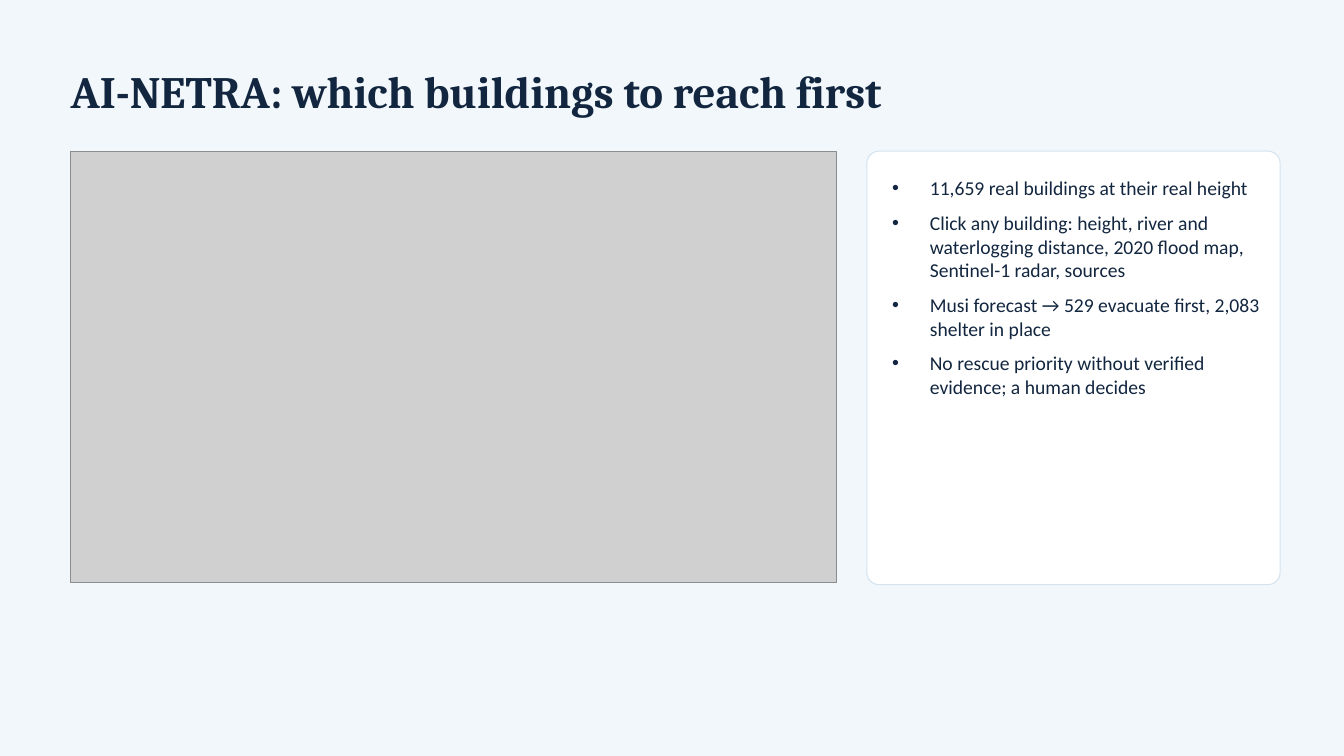
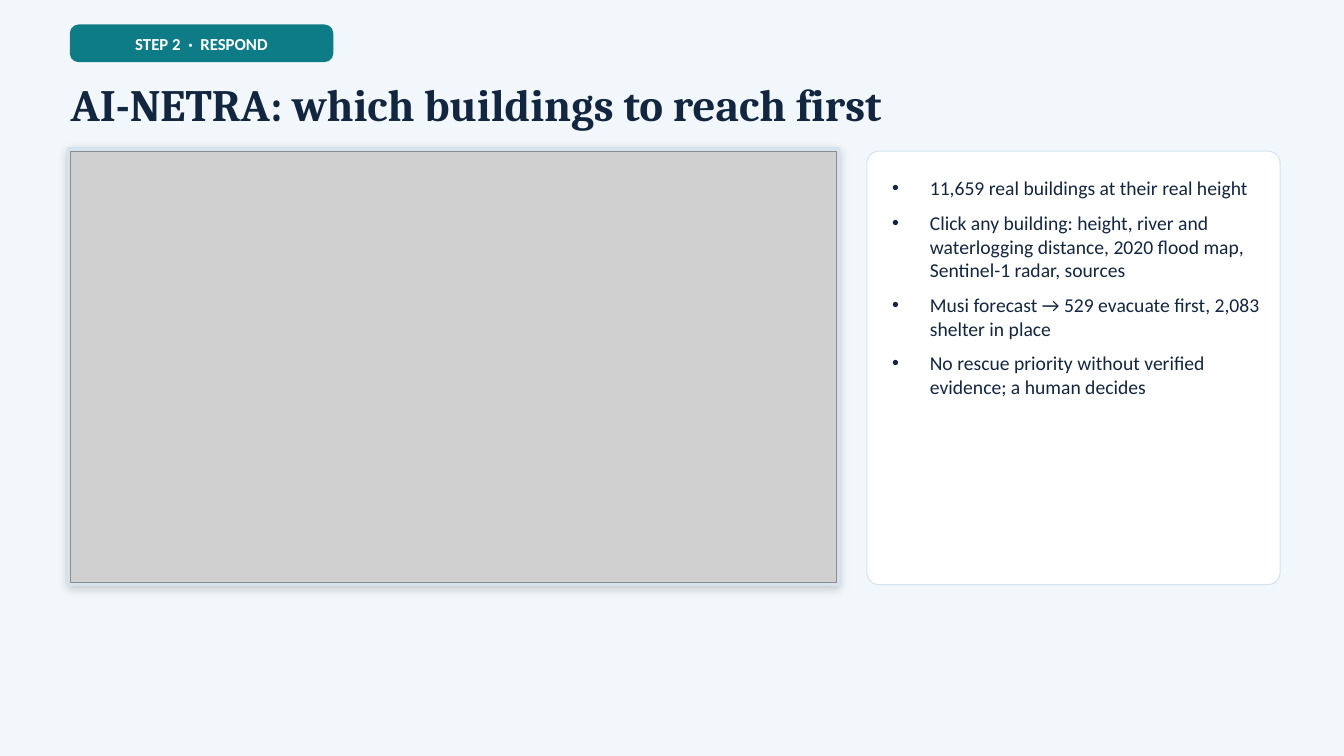
Before and after one commit to Rohanarekatla/CipherCop-2026, a slide deck: slide 8 of submission/3_Presentation/CipherCop2026_AI-vengers_Presentation.pptx (slide 9 before the commit). Drawn at 1344x756 pixels with LibreOffice and Linux fonts; fonts in the diff are those of the drawing; grey boxes stand for pictures. Boxes give left, top, right and bottom in pixels: in the first picture for what was removed or moved away, otherwise in the second. Text is boxed around its words. In the diff, an @@ line names an element or a change of style, - is before the commit and + after.

Commit message:
Deck: screenshots of every step, AI-NETRA evidence, water flow, camera AI and FireSight
19 slides. Adds scripts/deck/shots.mjs to retake the screenshots from the local app, draws the forecast-skill chart with shapes so it renders in every viewer, and replaces the Pages link with the local run command.

```diff
--- a/submission/3_Presentation/CipherCop2026_AI-vengers_Presentation.pptx
+++ b/submission/3_Presentation/CipherCop2026_AI-vengers_Presentation.pptx
@@ rounded rectangle added at (71,25,333,62), fill #0E7C86, outline #0E7C86 1 pt @@
@@ text added at (135,39,267,50), 12 pt, text #FFFFFF, bold @@
+STEP 2 · RESPOND
@@ text "AI-NETRA: which buildings to reach ...": place and size @@
-text "AI-NETRA: which buildings to reach ..." at (71,76,881,118)
+text "AI-NETRA: which buildings to reach ..." at (71,89,881,131)
@@ rectangle added at (68,148,840,585), fill #D5E3EE, outline #D5E3EE 1 pt @@
```
Also in this commit, not shown: 7 other slides changed, 7 slides added, 35 other files.
